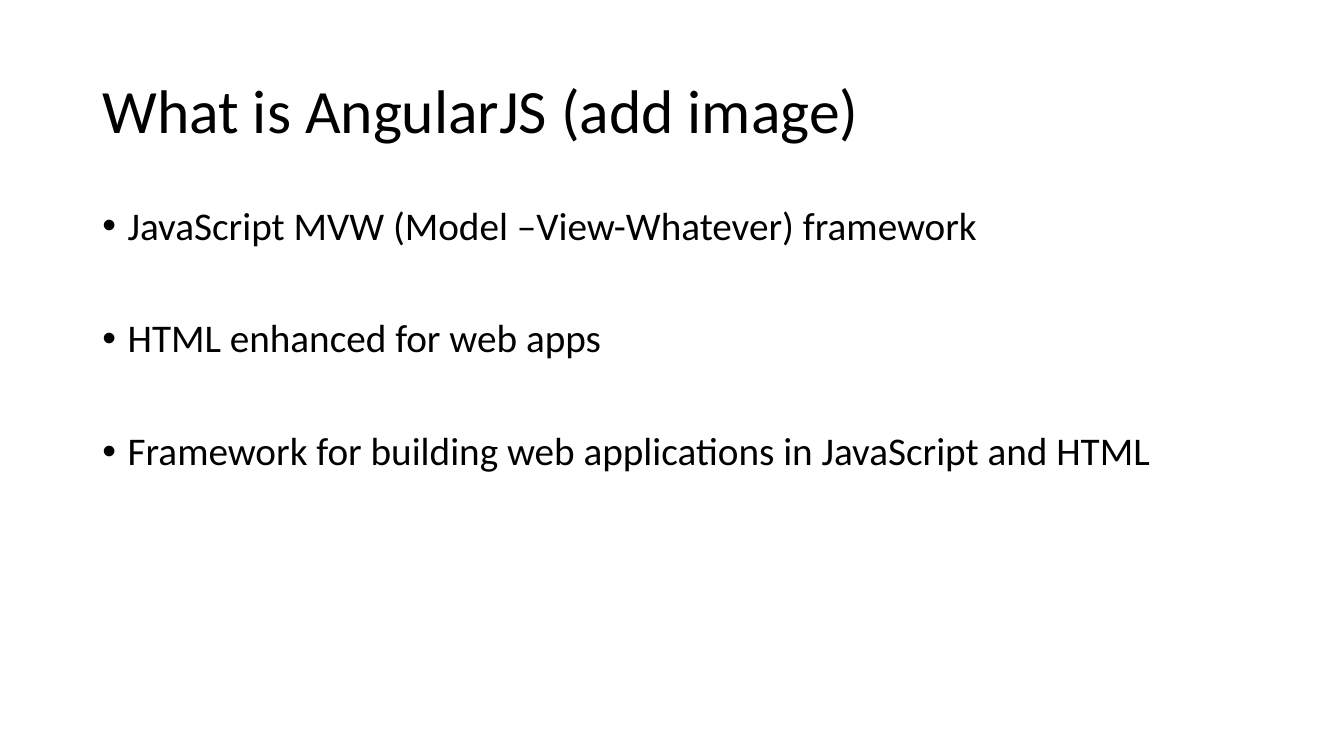
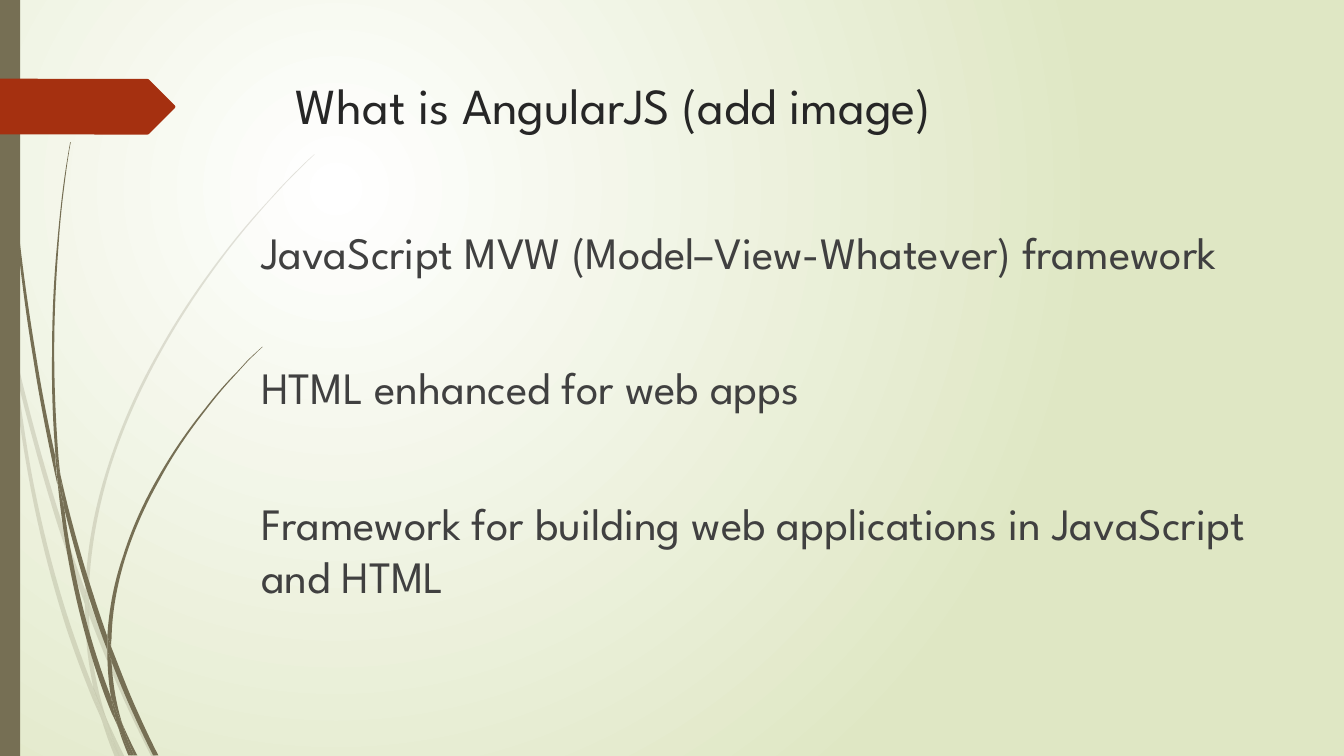
Before and after one commit to jacobladams/presentations, a slide deck: slide 4 of angular-js/Getting Started with AngularJS.pptx. Drawn at 1344x756 pixels with LibreOffice and Linux fonts; fonts in the diff are those of the drawing. Boxes give left, top, right and bottom in pixels: in the first picture for what was removed or moved away, otherwise in the second. Text is boxed around its words. In the diff, an @@ line names an element or a change of style, - is before the commit and + after.

Commit message:
Slide style and added slides

```diff
--- a/angular-js/Getting Started with AngularJS.pptx
+++ b/angular-js/Getting Started with AngularJS.pptx
@@ background #FFFFFF to gradient #FFFFFF to #DFE8C4 @@
@@ rectangle added at (0, 0, 20, 756), fill #766F54 @@
@@ freeform shape added at (0, 79, 175, 134), fill #A53010 @@
@@ title "What is AngularJS (add image)": place and size @@
-title "What is AngularJS (add image)" at (102, 88, 859, 144)
+title "What is AngularJS (add image)" at (296, 89, 931, 135)
@@ title "What is AngularJS (add image)" at (296, 89, 931, 135): size 44 to 36 pt, font Calibri to League Spartan, text colour #000000 to #262626; line spacing 0.9 to 1; vertical alignment middle to top @@
@@ text "JavaScript MVW (Model–View-Whatever) framework": place and size @@
-text "JavaScript MVW (Model–View-Whatever) framework" at (128, 211, 1149, 472)
+text "JavaScript MVW (Model–View-Whatever) framework" at (261, 237, 1244, 594)
@@ text at (261, 237, 1216, 279): text changed; size 28 to 32 pt; font Calibri to League Spartan; text colour #000000 to #404040 @@
-• JavaScript MVW (Model –View-Whatever) framework
+JavaScript MVW (Model–View-Whatever) framework
@@ text at (261, 372, 1244, 594): size 28 to 32 pt, font Calibri to League Spartan, text colour #000000 to #404040 in "HTML enhanced for web apps", "Framework for building web applications in JavaScript ..."; bullet • to none; line spacing 0.9 to 1 @@
@@ group added at (0, 154, 315, 756): 10 freeform shapes @@
@@ group added at (3, 0, 262, 756): 12 freeform shapes @@
```
Also in this commit, not shown: 5 other slides changed, 2 slides added, 1 slide removed.
